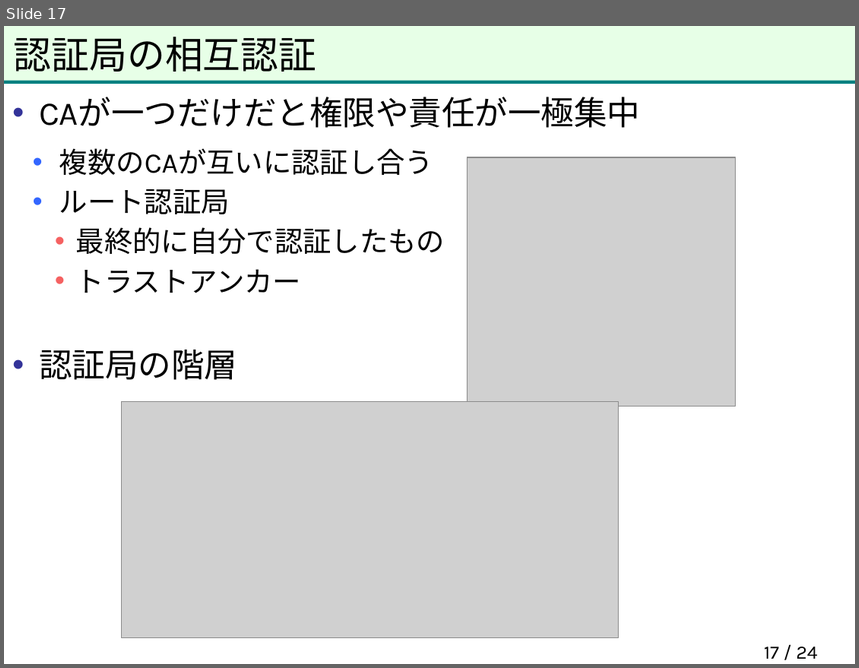
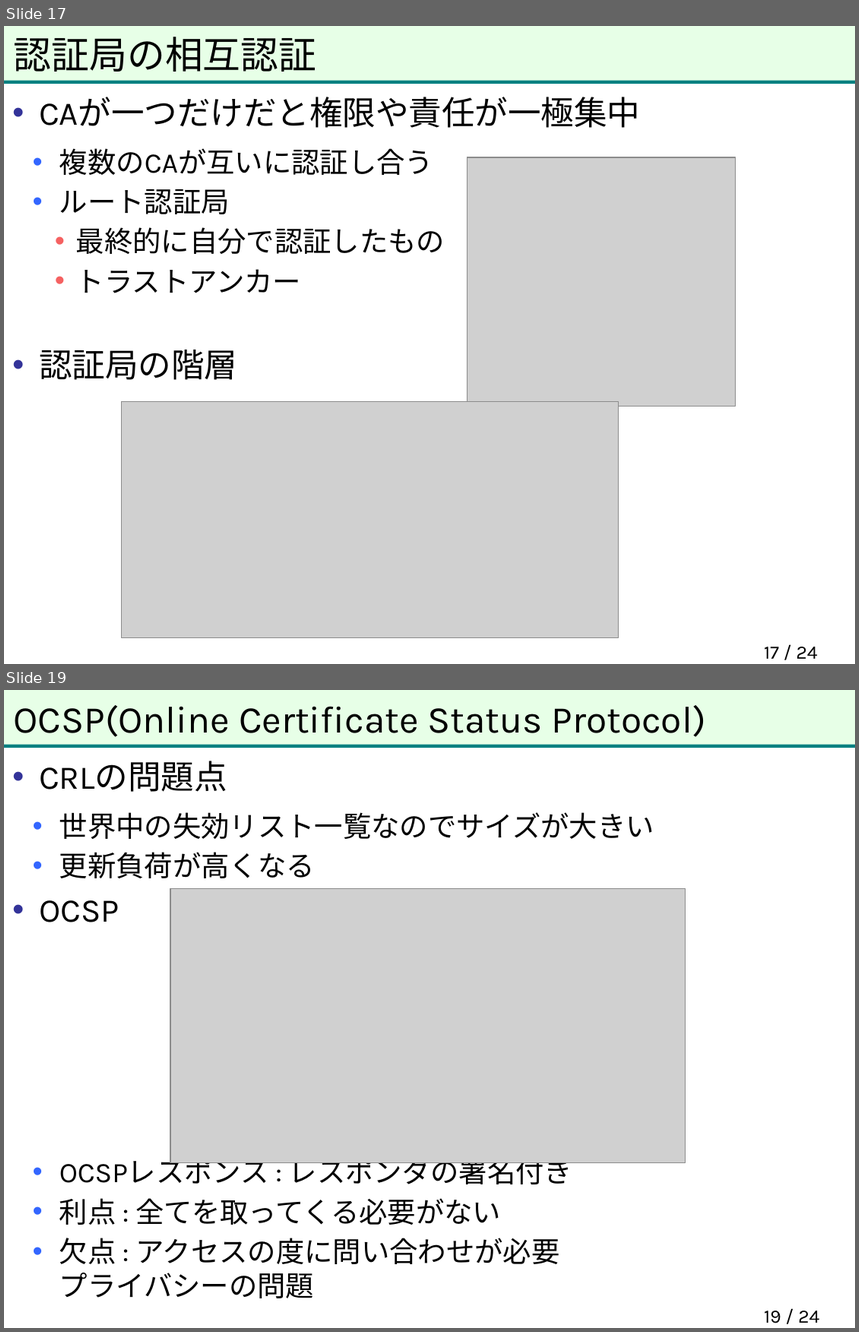
Before and after one commit to herumi/anninbon, a slide deck: lec/anninbon8.pptx. Shown one above the other, each under a label of ours: slide 17 before the commit, slides 17 and 19 after it; the slides between them are not shown. The pictures are 859x668 and 859x1332 pixels, drawn with LibreOffice and Linux fonts; fonts in the diff are those of the drawing; grey boxes stand for pictures; background and template pictures are left out. Boxes give left, top, right and bottom in pixels: in the first picture for what was removed or moved away, otherwise in the second. Text is boxed around its words. In the diff, an @@ line names an element or a change of style, - is before the commit and + after.

Commit message:
add OCSP, CT

```diff
--- a/lec/anninbon8.pptx
+++ b/lec/anninbon8.pptx
@@ slide 19 added at bbox=[4, 690, 855, 1328], background #FFFFFF; not listed: 2 template elements that a slide beside it also shows @@
@@ title added at bbox=[14, 705, 706, 737], 32 pt, text #000000 @@
+OCSP(Online Certificate Status Protocol)
@@ text added at bbox=[39, 761, 655, 1299], 24 pt, text #000000 @@
+• CRLの問題点
+  • 世界中の失効リスト一覧なのでサイズが大きい
+  • 更新負荷が高くなる
+• OCSP
+  • OCSPレスポンス : レスポンダの署名付き
+  • 利点 : 全てを取ってくる必要がない
+  • 欠点 : アクセスの度に問い合わせが必要
+    プライバシーの問題
@@ picture added at bbox=[171, 888, 686, 1163] @@
@@ page number added at bbox=[764, 1311, 819, 1324], 16 pt, text #000000 @@
+19 / 24
```
Also in this commit, not shown: 1 slide changed, 7 other slides added.
